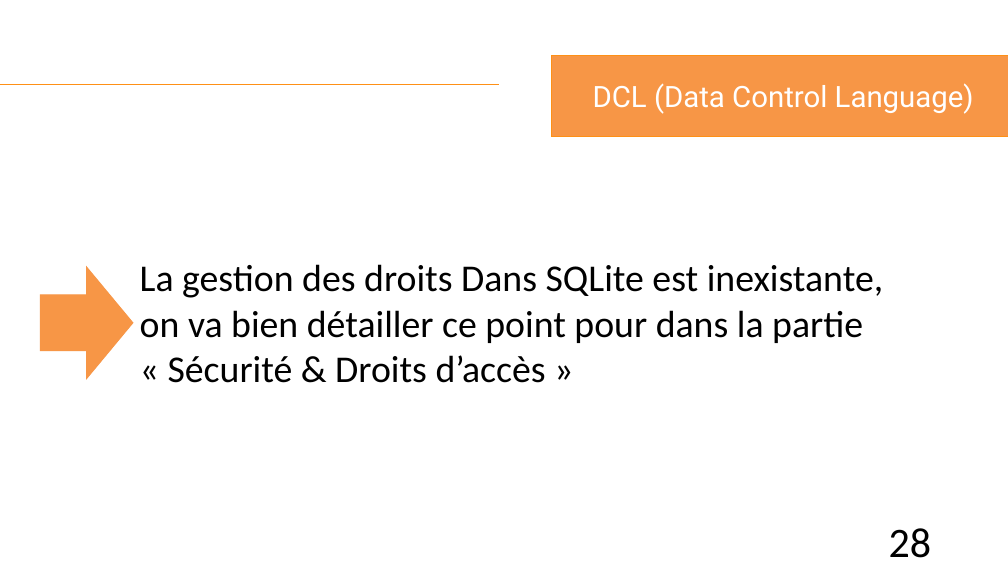
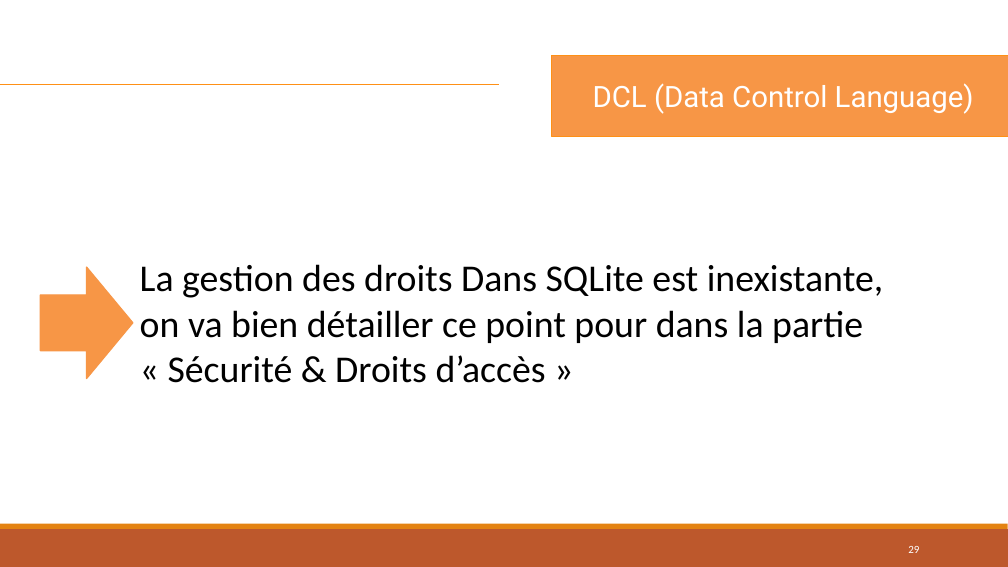
Before and after one commit to lahcenrahlaoui/Wingardium_Leviosaaaa, a slide deck: slide 29 of Presentation-projet-SQLite (1) - Copy.pptx (slide 28 before the commit). Drawn at 1008x567 pixels with LibreOffice and Linux fonts; fonts in the diff are those of the drawing. Boxes give left, top, right and bottom in pixels: in the first picture for what was removed or moved away, otherwise in the second. Text is boxed around its words. In the diff, an @@ line names an element or a change of style, - is before the commit and + after.

```diff
--- a/Presentation-projet-SQLite (1) - Copy.pptx
+++ b/Presentation-projet-SQLite (1) - Copy.pptx
@@ rectangle added at (0,529,1008,567), fill #BD582C @@
@@ rectangle added at (0,524,1008,529), fill #E48312 @@
@@ page number at (908,546,919,553): text changed; size 40 to 10.5 pt; text colour #000000 to #FFFFFF @@
-28
+29
```
Also in this commit, not shown: 53 other slides changed, 2 slides added, 1 slide removed.
